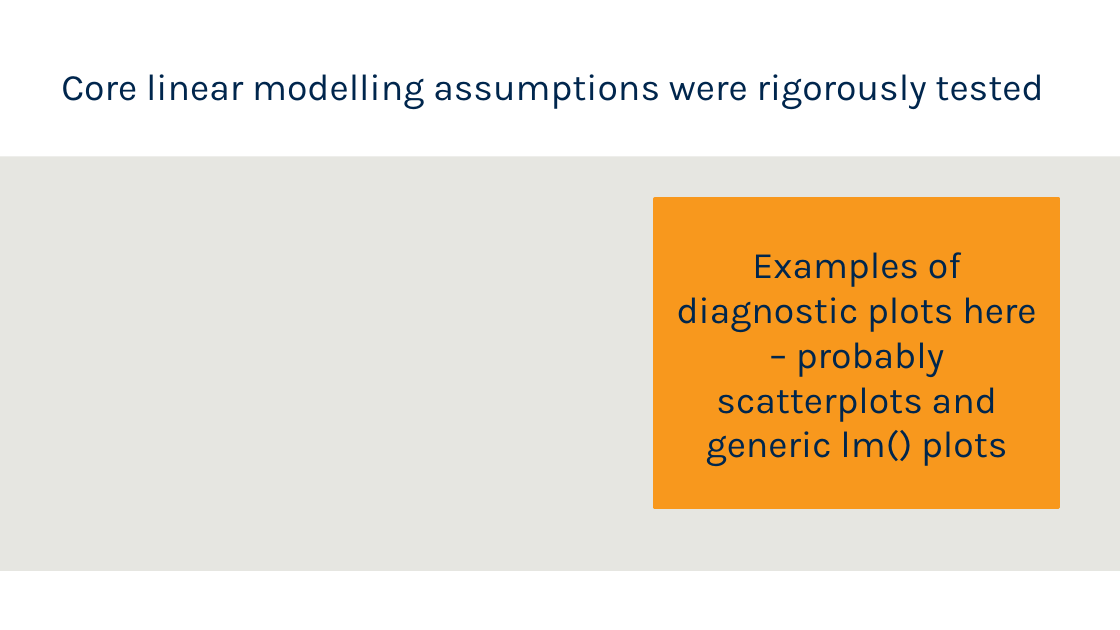
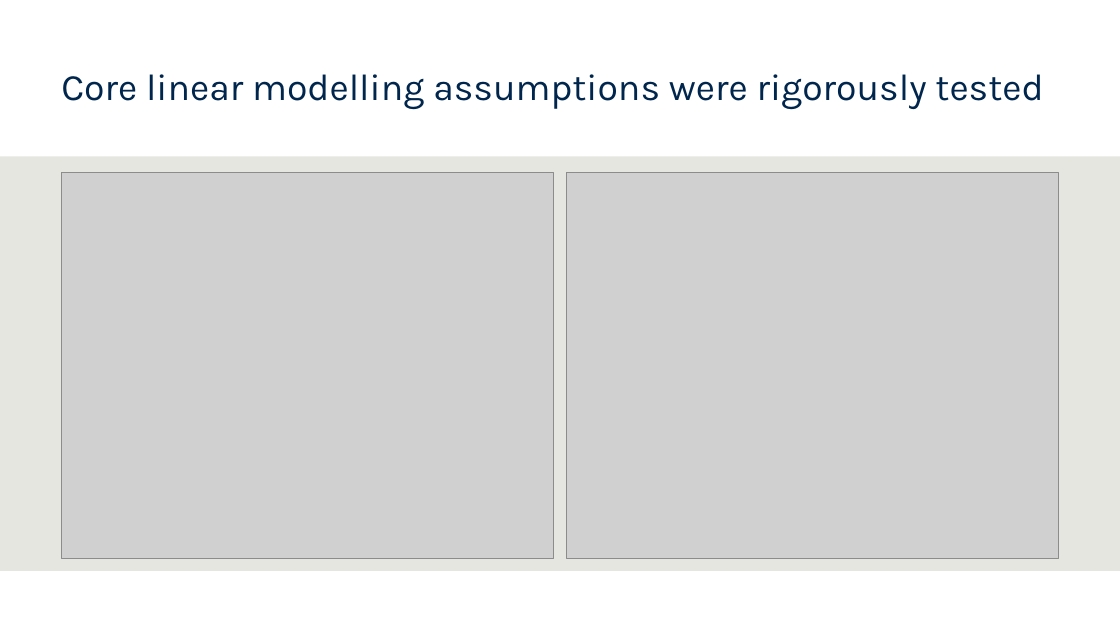
Before and after one commit to hendersontrent/phd-coursework, a slide deck: slide 6 of olet5608/OLET5608 Presentation.pptx. Drawn at 1120x630 pixels with LibreOffice and Linux fonts; fonts in the diff are those of the drawing; grey boxes stand for pictures; background and template pictures are left out. Boxes give left, top, right and bottom in pixels: in the first picture for what was removed or moved away, otherwise in the second. Text is boxed around its words. In the diff, an @@ line names an element or a change of style, - is before the commit and + after.

```diff
--- a/olet5608/OLET5608 Presentation.pptx
+++ b/olet5608/OLET5608 Presentation.pptx
@@ picture added at <box>61,172,554,559</box> @@
@@ picture added at <box>566,172,1059,559</box> @@
@@ rectangle removed at <box>655,199,1059,507</box> @@
-Examples of diagnostic plots here – probably scatterplots and generic lm() plots
```
Also in this commit, not shown: 2 other slides changed, 2 slides added, 1 slide removed.
